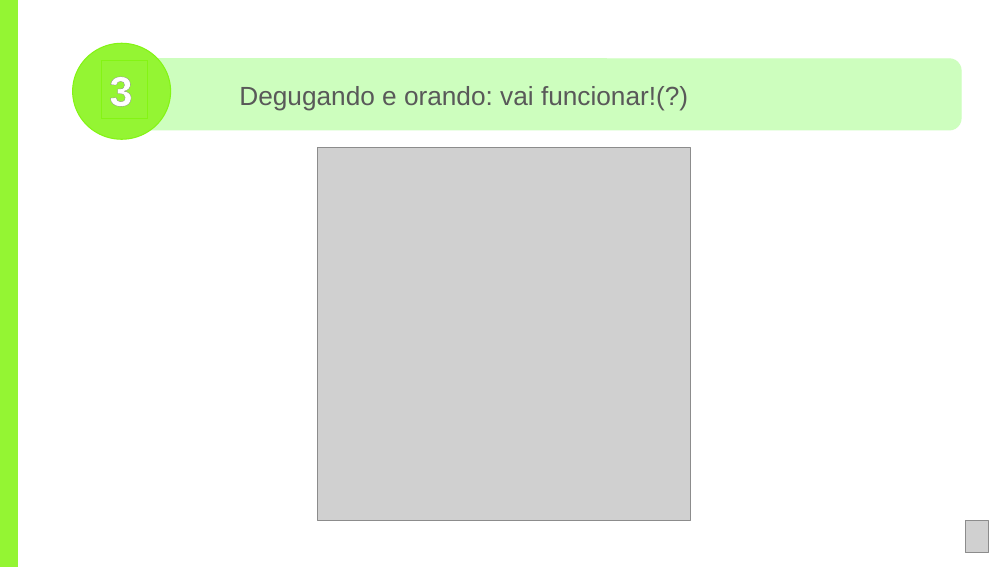
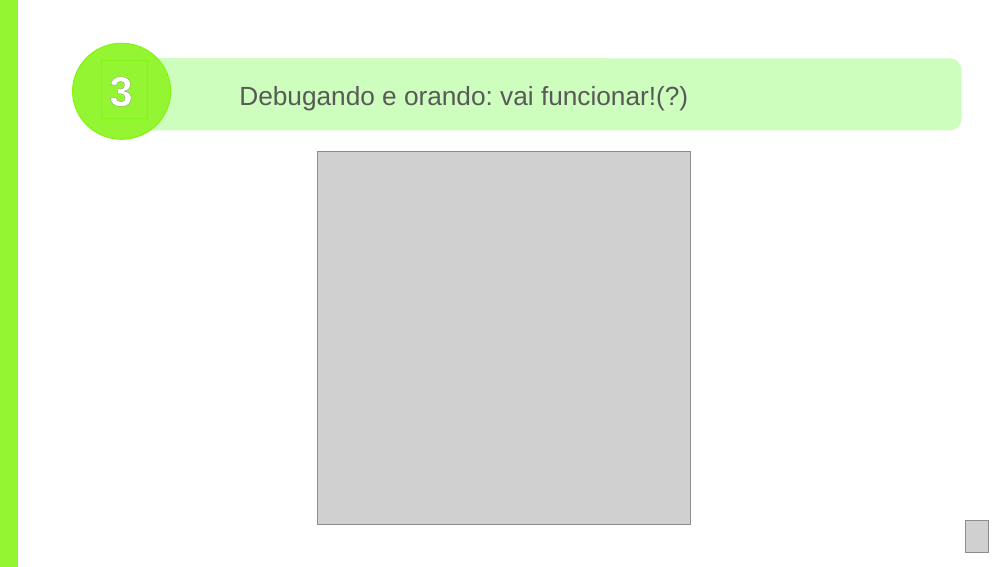
Before and after one commit to Tamirespaquino/BreakingWaste, a slide deck: slide 12 of Apresentação BW (1).pptx. Drawn at 1008x567 pixels with LibreOffice and Linux fonts; fonts in the diff are those of the drawing; grey boxes stand for pictures. Boxes give left, top, right and bottom in pixels: in the first picture for what was removed or moved away, otherwise in the second. Text is boxed around its words. In the diff, an @@ line names an element or a change of style, - is before the commit and + after.

```diff
--- a/Apresentação BW (1).pptx
+++ b/Apresentação BW (1).pptx
@@ text at (x1=239, y1=86, x2=688, y2=111): text changed @@
-Degugando e orando: vai funcionar!(?)
+Debugando e orando: vai funcionar!(?)
@@ picture moved from (x1=318, y1=147, x2=690, y2=520) to (x1=318, y1=151, x2=690, y2=524) @@
```
Also in this commit, not shown: 3 other slides changed, 30 other files.
